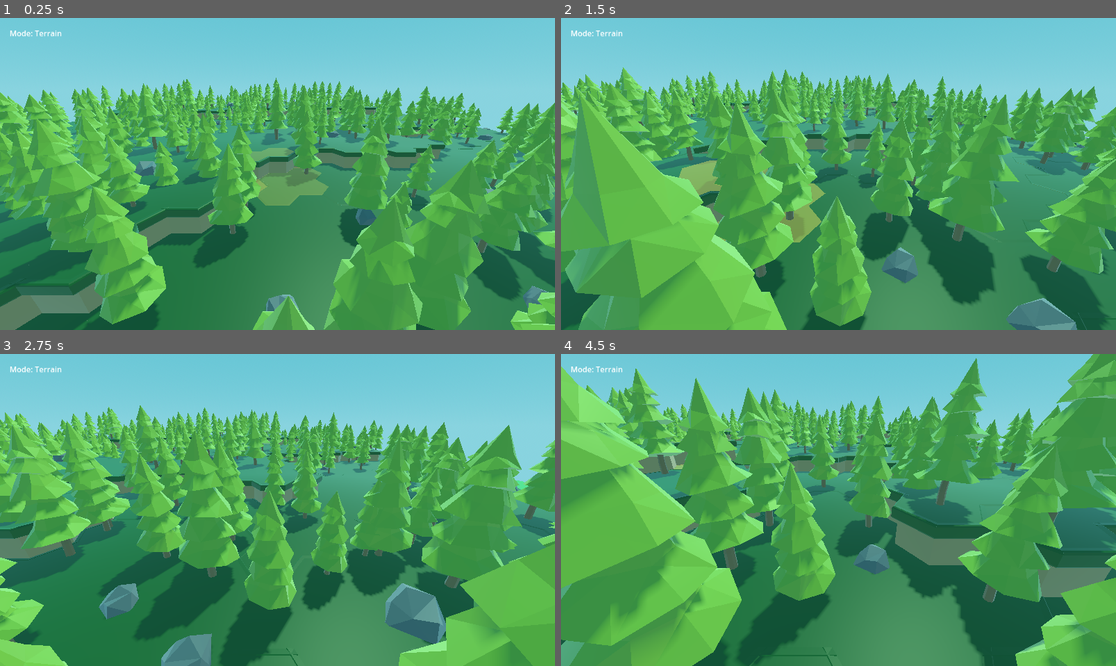
Above: before the commit, frames 1-4 (two rows, left to right).
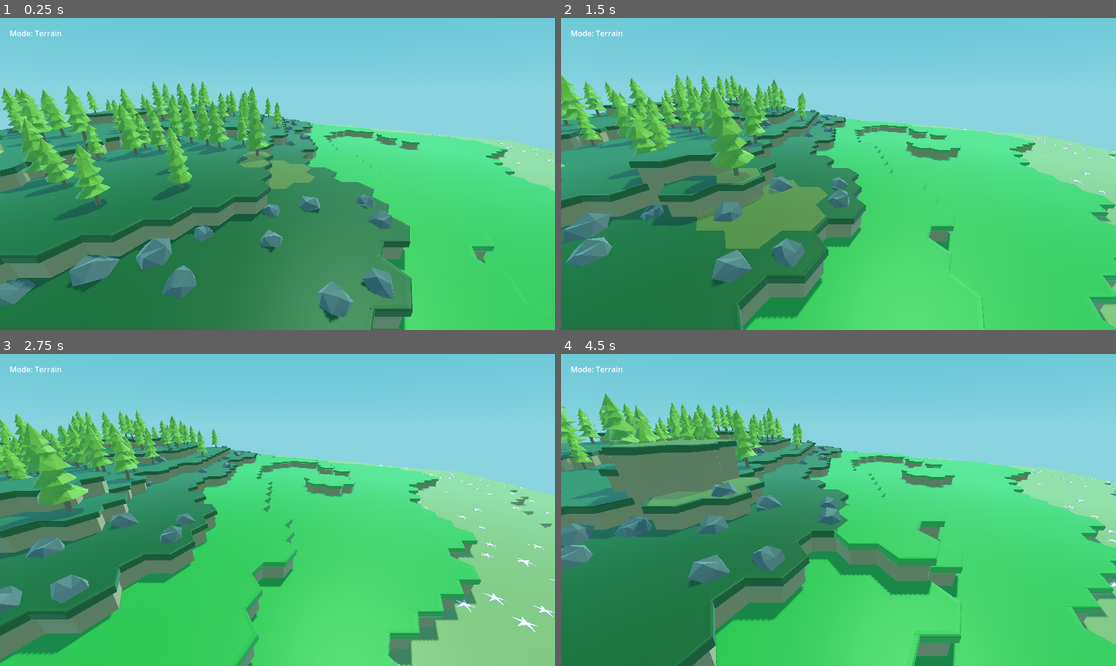
Above: after the commit, the same moments.

Repository: sixthkind/hexagon-godot
Game: Godot game, scene res://scene.tscn
Two runs of this game, one before a commit and one after it. Both use one fixed random seed, a clock stepped at 60 frames per second and the inputs below.
Inputs (mouse positions are in pixels of both pictures, inside the frame that each line leads up to):
- Up to frame 1 (0.25 s): no input
- Up to frame 2 (1.5 s): tap Enter at 0.5 s; move the mouse to (960, 158) at 0.52 s; hold D 0.53-1.25 s; tap Q at 0.6 s; click (960, 158) at 0.67 s; drag from (727, 189) to (810, 236) at 1.27 s
- Up to frame 3 (2.75 s): tap Space at 2 s; move the mouse to (333, 441) at 2.02 s; hold D from 2.03 s (still down); tap Shift at 2.1 s
- Up to frame 4 (4.5 s): release D at 2.75 s; drag from (810, 572) to (672, 463) at 2.77 s; tap Enter at 3.5 s; move the mouse to (1005, 556) at 3.52 s; hold A 3.53-4.25 s; tap Q at 3.6 s; drag from (672, 463) to (755, 432) at 4.27 s

The runs differ from the first frame. In frame 1, 56% of the frame differs, in the area x 0-100%, y 19-100%; in frame 2, 72%; in frame 3, 70%; in frame 4, 80%, in the area x 0-100%, y 0-100%.

Commit message:
Fix there being multiple world instances

Diff:
--- a/scene.tscn
+++ b/scene.tscn
@@ -148,36 +148,6 @@
 
 [node name="Highlight" type="Node3D" parent="World"]
 
-[node name="World" type="Node3D" parent="World"]
-script = ExtResource("1_o10kw")
-hexagon_count = 30
-height_mask = ExtResource("3_itcv2")
-terrain_type_criteria = Array[ExtResource("4_y6omn")]([SubResource("Resource_iqeip"), SubResource("Resource_k5c5d"), SubResource("Resource_0rgap")])
-terrain_types = Array[ExtResource("2_b56jq")]([SubResource("Resource_vgnlr"), SubResource("Resource_ilxcr"), SubResource("Resource_w0bmo")])
-hexagon_instance = ExtResource("5_u0dwq")
-water_instance = ExtResource("21_1hr1f")
-water_material = ExtResource("8_hs4hb")
-highlight_instance = ExtResource("8_l371f")
-
-[node name="Hexagons" type="Node3D" parent="World/World"]
-
-[node name="Highlight" type="Node3D" parent="World/World"]
-
-[node name="World" type="Node3D" parent="World/World"]
-script = ExtResource("1_o10kw")
-hexagon_count = 30
-height_mask = ExtResource("3_itcv2")
-terrain_type_criteria = Array[ExtResource("4_y6omn")]([SubResource("Resource_iqeip"), SubResource("Resource_k5c5d"), SubResource("Resource_0rgap")])
-terrain_types = Array[ExtResource("2_b56jq")]([SubResource("Resource_vgnlr"), SubResource("Resource_ilxcr"), SubResource("Resource_w0bmo")])
-hexagon_instance = ExtResource("5_u0dwq")
-water_instance = ExtResource("21_1hr1f")
-water_material = ExtResource("8_hs4hb")
-highlight_instance = ExtResource("8_l371f")
-
-[node name="Hexagons" type="Node3D" parent="World/World/World"]
-
-[node name="Highlight" type="Node3D" parent="World/World/World"]
-
 [node name="MarginContainer" type="MarginContainer" parent="."]
 offset_right = 40.0
 offset_bottom = 40.0
--- a/scripts/hexagons/Hexagon.gd
+++ b/scripts/hexagons/Hexagon.gd
@@ -27,7 +27,6 @@
 
 func place_meshes():
 	var mesh_parent: Node3D = find_child("Meshes")
-
 	place_terrain_meshes(mesh_parent)
 	place_cover_mesh(mesh_parent)
 	place_overhang_meshes(mesh_parent)
